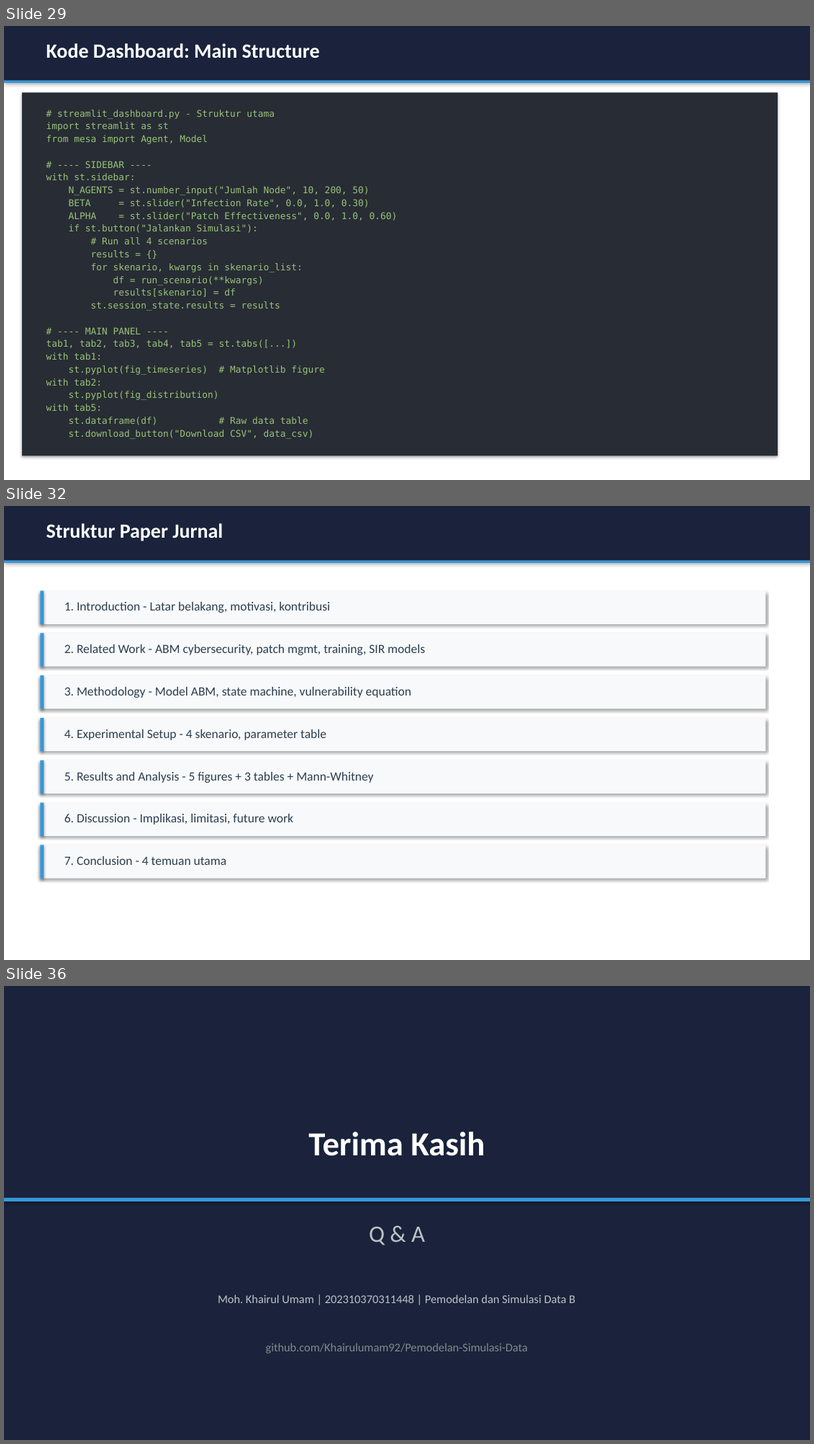
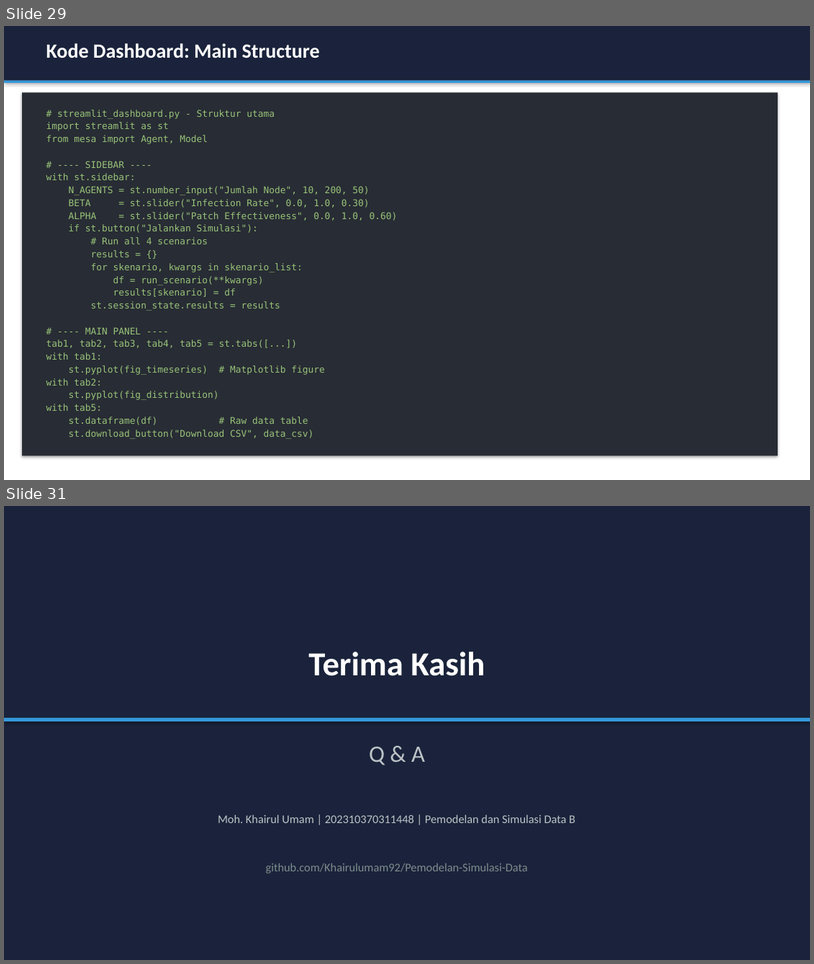
Before and after one commit to Khairulumam92/Pemodelan-Simulasi-Data, a slide deck: presentasi_ta.pptx. Shown one above the other, each under a label of ours: slides 29, 32 and 36 before the commit, slides 29 and 31 after it; the slides between them are not shown. The pictures are 814x1444 and 814x964 pixels, drawn with LibreOffice and Linux fonts; fonts in the diff are those of the drawing. Boxes give left, top, right and bottom in pixels: in the first picture for what was removed or moved away, otherwise in the second. Text is boxed around its words. In the diff, an @@ line names an element or a change of style, - is before the commit and + after.

Commit message:
Hapus slide jurnal dari PPT, tambah kesimpulan paragraf, bersihkan file template

```diff
--- a/presentasi_ta.pptx
+++ b/presentasi_ta.pptx
@@ slide 32 removed at <box>4,506,810,960</box>, background #FFFFFF @@
@@ rectangle removed at <box>4,506,810,561</box> @@
@@ text removed at <box>46,523,223,541</box> @@
-Struktur Paper Jurnal
@@ rectangle removed at <box>4,561,810,563</box> @@
@@ rectangle removed at <box>40,591,766,624</box> @@
@@ rectangle removed at <box>40,591,44,624</box> @@
@@ text removed at <box>64,602,330,613</box> @@
-1. Introduction - Latar belakang, motivasi, kontribusi
@@ rectangle removed at <box>40,633,766,667</box> @@
@@ rectangle removed at <box>40,633,44,667</box> @@
@@ text removed at <box>64,644,425,655</box> @@
-2. Related Work - ABM cybersecurity, patch mgmt, training, SIR models
@@ rectangle removed at <box>40,675,766,708</box> @@
@@ rectangle removed at <box>40,675,44,708</box> @@
@@ text removed at <box>64,687,412,698</box> @@
-3. Methodology - Model ABM, state machine, vulnerability equation
@@ rectangle removed at <box>40,718,766,751</box> @@
@@ rectangle removed at <box>40,718,44,751</box> @@
@@ text removed at <box>64,729,327,740</box> @@
-4. Experimental Setup - 4 skenario, parameter table
@@ rectangle removed at <box>40,760,766,793</box> @@
@@ rectangle removed at <box>40,760,44,793</box> @@
@@ text removed at <box>64,772,373,782</box> @@
-5. Results and Analysis - 5 figures + 3 tables + Mann-Whitney
@@ rectangle removed at <box>40,803,766,836</box> @@
@@ rectangle removed at <box>40,803,44,836</box> @@
@@ text removed at <box>64,813,294,824</box> @@
-6. Discussion - Implikasi, limitasi, future work
@@ rectangle removed at <box>40,845,766,878</box> @@
@@ rectangle removed at <box>40,845,44,878</box> @@
@@ text removed at <box>64,856,227,865</box> @@
-7. Conclusion - 4 temuan utama
@@ what was slide 36 is now slide 31 @@
```
Also in this commit, not shown: 1 slide changed, 1 slide added, 5 other slides removed, 3 other files.
